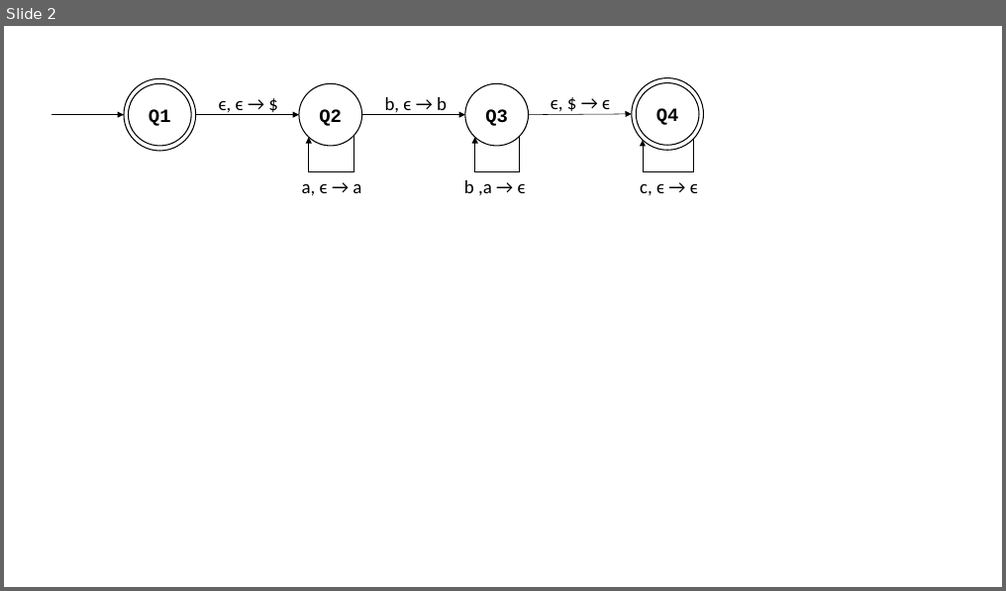
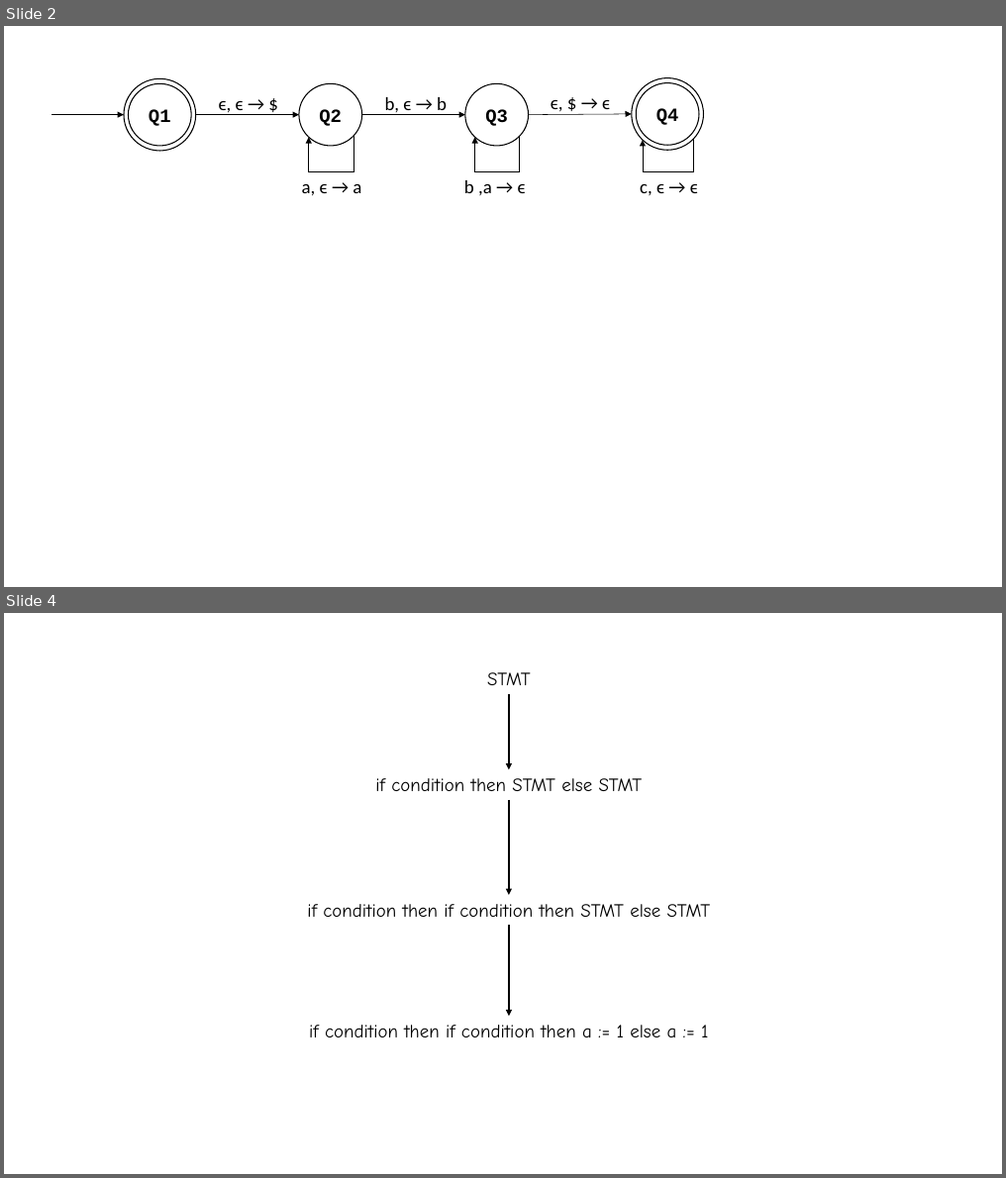
Before and after one commit to Tazering/UVA-CS, a slide deck: CS-3120_Floryan/Module 3/HW-3.pptx. Shown one above the other, each under a label of ours: slide 2 before the commit, slides 2 and 4 after it; the slides between them are not shown. The pictures are 1006x591 and 1006x1178 pixels, drawn with LibreOffice and Linux fonts; fonts in the diff are those of the drawing. Boxes give left, top, right and bottom in pixels: in the first picture for what was removed or moved away, otherwise in the second. Text is boxed around its words. In the diff, an @@ line names an element or a change of style, - is before the commit and + after.

```diff
--- a/CS-3120_Floryan/Module 3/HW-3.pptx
+++ b/CS-3120_Floryan/Module 3/HW-3.pptx
@@ slide 4 added at [4,613,1002,1174], background #FFFFFF @@
@@ text added at [487,672,531,685], 18 pt, text #000000 @@
+STMT
@@ arrow added from (509, 694) to (509, 769), #000000 1.5 pt @@
@@ text added at [375,778,643,791], 18 pt, text #000000 @@
+if condition then STMT else STMT
@@ arrow added from (509, 800) to (509, 895), #000000 1.5 pt @@
@@ text added at [307,904,711,917], 18 pt, text #000000 @@
+if condition then if condition then STMT else STMT
@@ arrow added from (509, 925) to (509, 1017), #000000 1.5 pt @@
@@ text added at [309,1025,708,1038], 18 pt, text #000000 @@
+if condition then if condition then a := 1 else a := 1
```
Also in this commit, not shown: 1 other slide added, 2 other files.
